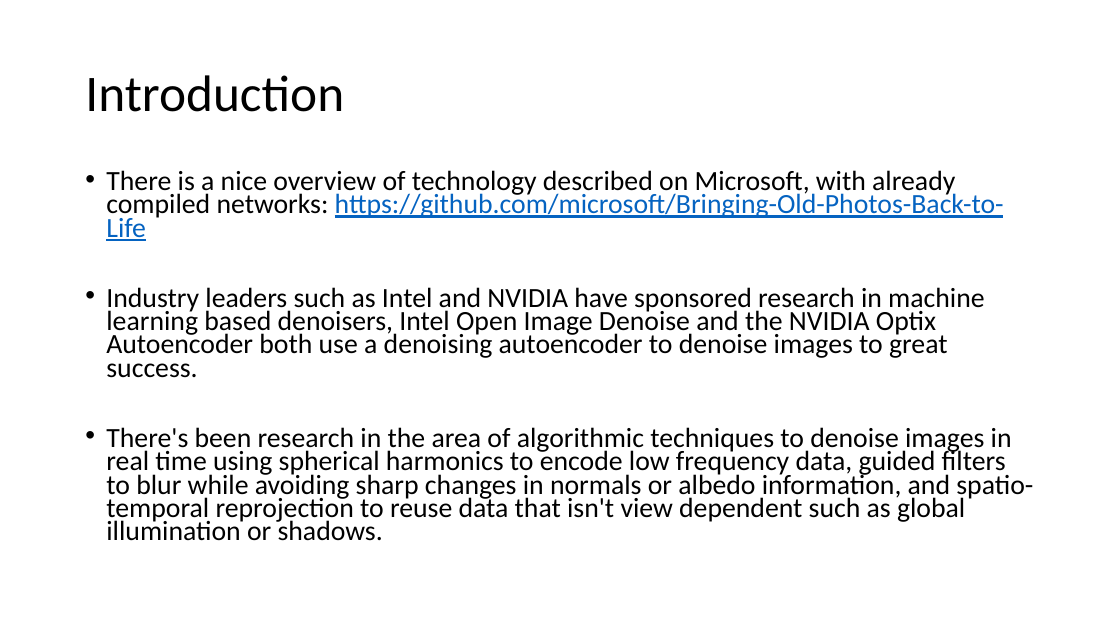
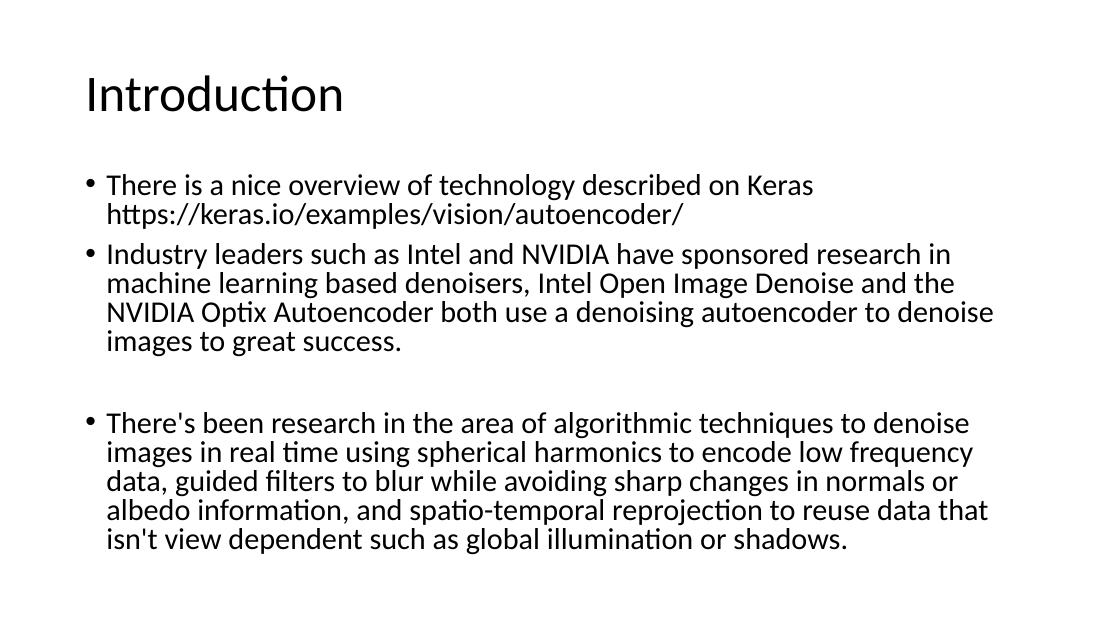
Before and after one commit to Valeriy77/cv_training, a slide deck: slide 3 of CourseProject/CourseProject.pptx. Drawn at 1120x630 pixels with LibreOffice and Linux fonts; fonts in the diff are those of the drawing. Boxes give left, top, right and bottom in pixels: in the first picture for what was removed or moved away, otherwise in the second. Text is boxed around its words. In the diff, an @@ line names an element or a change of style, - is before the commit and + after.

```diff
--- a/CourseProject/CourseProject.pptx
+++ b/CourseProject/CourseProject.pptx
@@ text at <box>106,174,813,229</box>: text changed; size 23.8 to 25.9 pt @@
-• There is a nice overview of technology described on Microsoft, with already compiled networks: https://github.com/microsoft/Bringing-Old-Photos-Back-to-Life
+• There is a nice overview of technology described on Keras https://keras.io/examples/vision/autoencoder/
@@ text at <box>106,243,993,555</box>: size 23.8 to 25.9 pt in "Industry leaders such as Intel and NVIDIA ...", "There's been research in the area of ..."; line spacing 0.7 to 0.8 @@
```
Also in this commit, not shown: 1 other slide changed.
